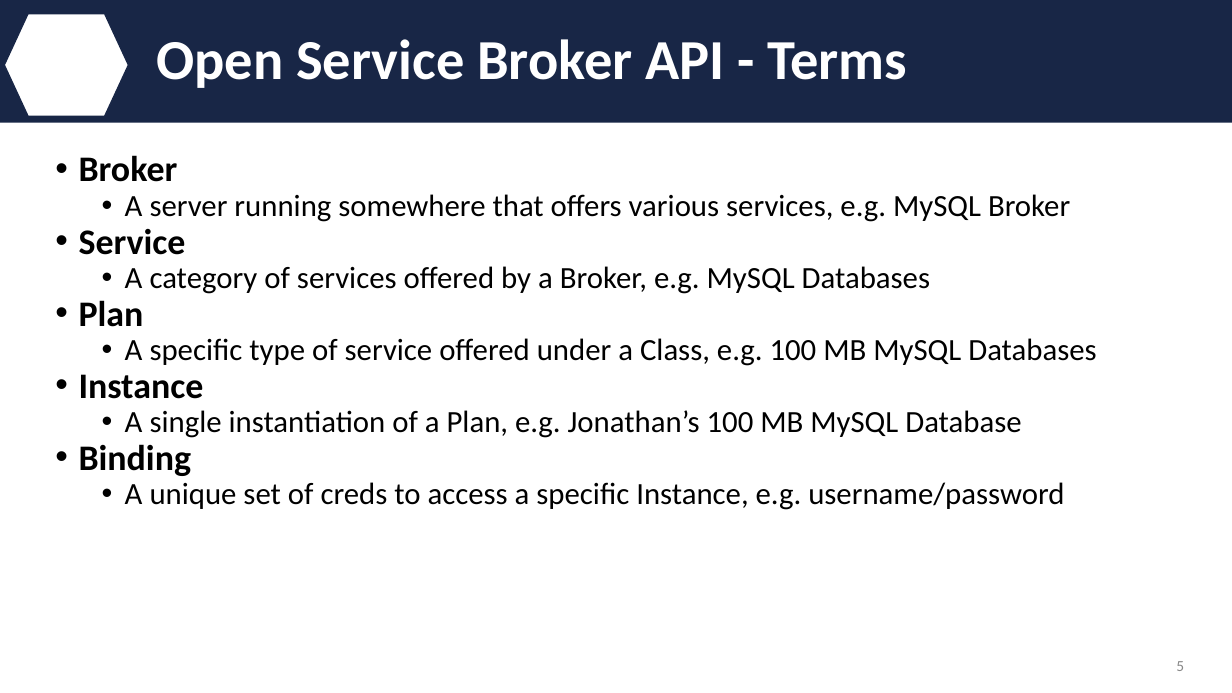
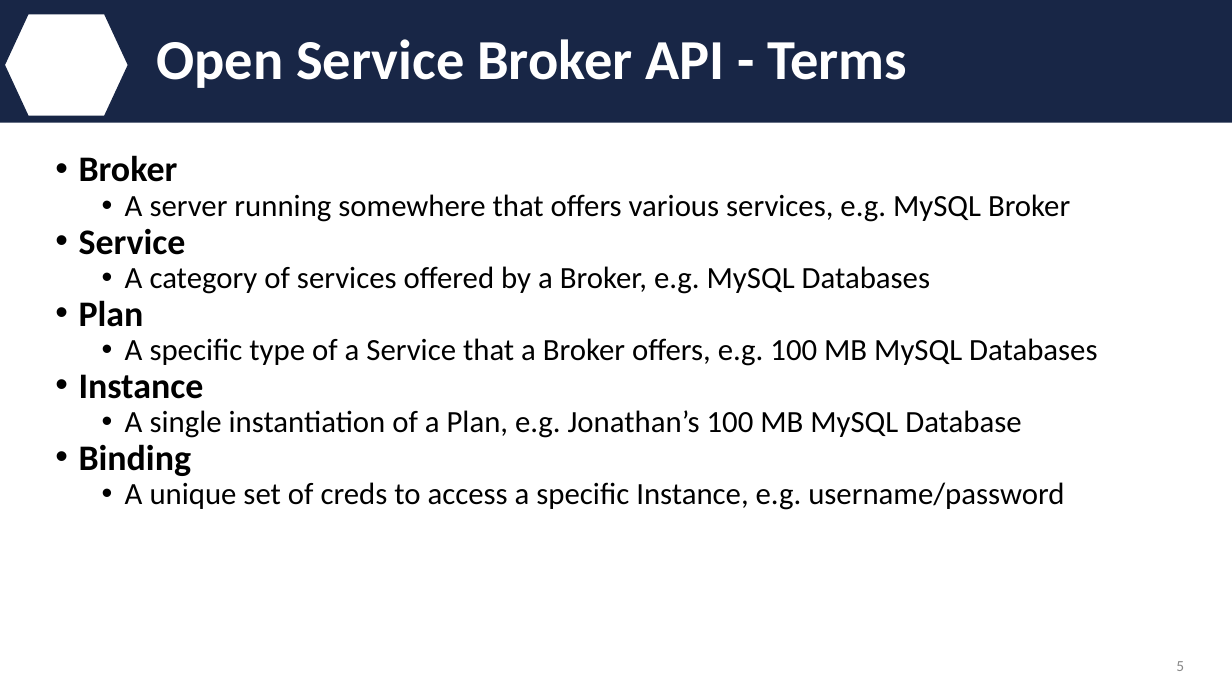
Before and after one commit to IBM/svccat, a slide deck: slide 5 of presentation/kube_service_catalog_101.pptx. Drawn at 1232x693 pixels with LibreOffice and Linux fonts; fonts in the diff are those of the drawing; background and template pictures are left out. Boxes give left, top, right and bottom in pixels: in the first picture for what was removed or moved away, otherwise in the second. Text is boxed around its words. In the diff, an @@ line names an element or a change of style, - is before the commit and + after.

Commit message:
Add demo instructions to presentation
-Update verbiage about IBM Cloud use of Service Catalog

```diff
--- a/presentation/kube_service_catalog_101.pptx
+++ b/presentation/kube_service_catalog_101.pptx
@@ text at (x1=125, y1=338, x2=1097, y2=366): text changed @@
-  • A specific type of service offered under a Class, e.g. 100 MB MySQL Databases
+  • A specific type of a Service that a Broker offers, e.g. 100 MB MySQL Databases
```
Also in this commit, not shown: 1 other slide changed, 1 slide added.
